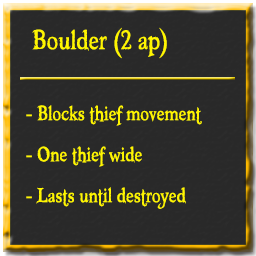
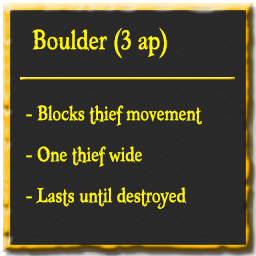
Layers edited between the first and the second 256 x 256 image:
renamed "Boulder (2 ap)" to "Boulder (3 ap)", painted on it over (121, 30, 132, 50)
